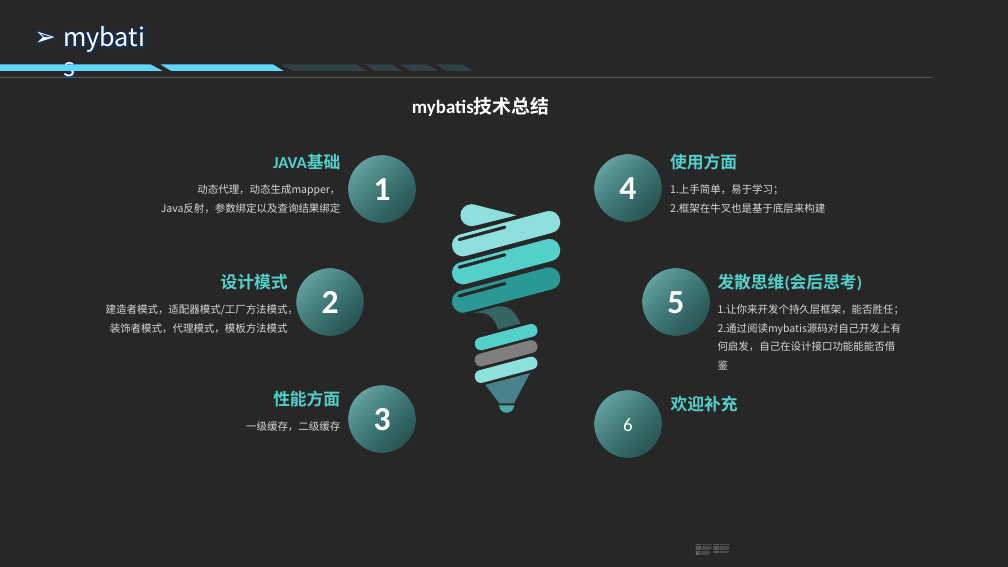
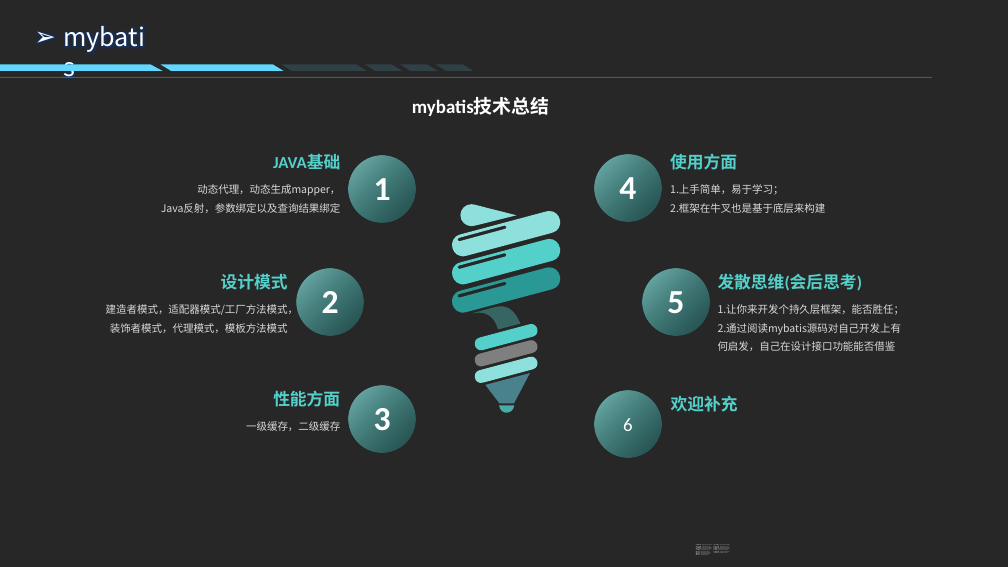
Before and after one commit to chirongqi/study-java-dao, a slide deck: slide 18 of mybatis技术分享/MyBatis技术分享.pptx (slide 17 before the commit). Drawn at 1008x567 pixels with LibreOffice and Linux fonts; fonts in the diff are those of the drawing; background and template pictures are left out; a plain dark background stands for a picture behind light text. Boxes give left, top, right and bottom in pixels: in the first picture for what was removed or moved away, otherwise in the second. Text is boxed around its words. In the diff, an @@ line names an element or a change of style, - is before the commit and + after.

```diff
--- a/mybatis技术分享/MyBatis技术分享.pptx
+++ b/mybatis技术分享/MyBatis技术分享.pptx
@@ text at [718,323,902,351]: text changed @@
-2.通过阅读mybatis源码对自己开发上有何启发，自己在设计接口功能能能否借鉴
+2.通过阅读mybatis源码对自己开发上有何启发，自己在设计接口功能能否借鉴
```
Also in this commit, not shown: 8 other slides changed, 1 slide added, 1 other file.
